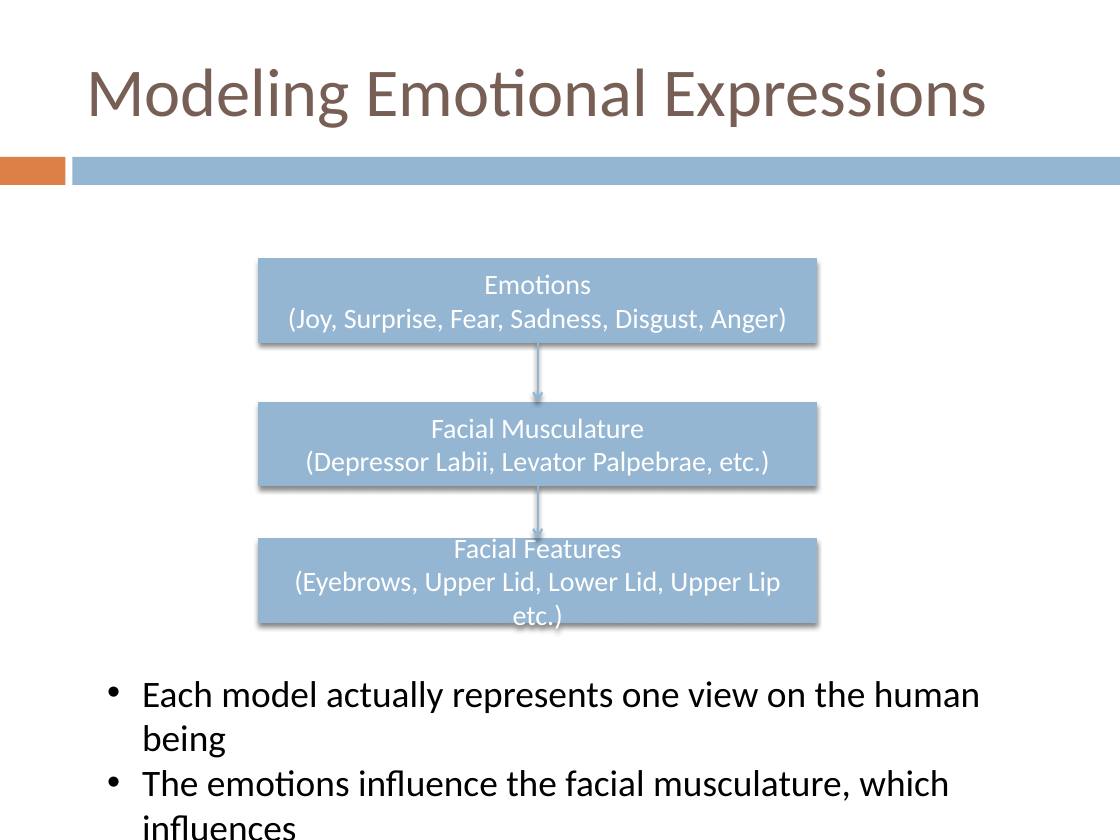
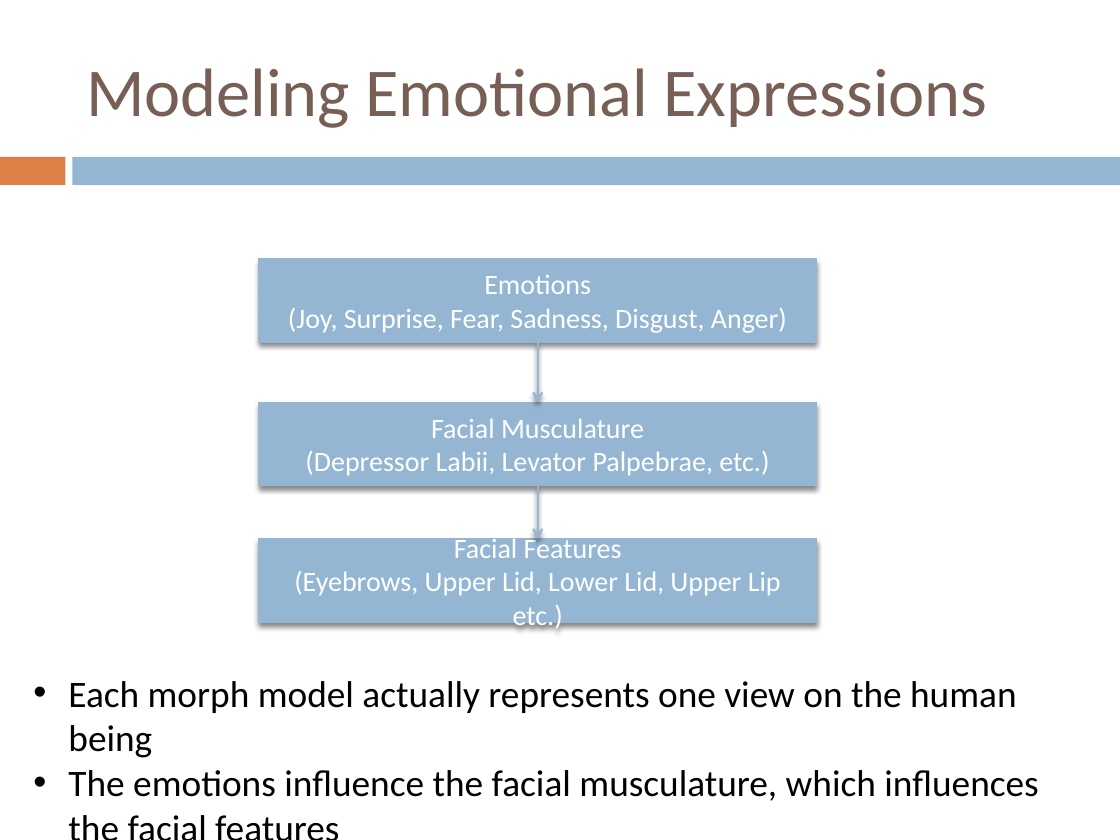
Before and after one commit to zslajchrt/morpheus, a slide deck: slide 9 of src/main/doc/papers/sdot2015.pptx. Drawn at 1120x840 pixels with LibreOffice and Linux fonts; fonts in the diff are those of the drawing. Boxes give left, top, right and bottom in pixels: in the first picture for what was removed or moved away, otherwise in the second. Text is boxed around its words. In the diff, an @@ line names an element or a change of style, - is before the commit and + after.

```diff
--- a/src/main/doc/papers/sdot2015.pptx
+++ b/src/main/doc/papers/sdot2015.pptx
@@ text "Each morph model actually represents ...": place and size @@
-text "Each morph model actually represents ..." at bbox=[142, 681, 981, 801]
+text "Each morph model actually represents ..." at bbox=[68, 681, 1038, 801]
@@ text at bbox=[68, 681, 1017, 758]: text changed @@
-• Each model actually represents one view on the human being
+• Each morph model actually represents one view on the human being
```
Also in this commit, not shown: 6 other slides changed, 3 slides added.
